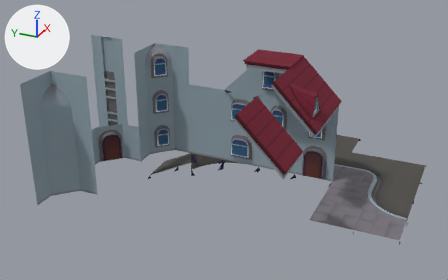
The glTF model assets/buildings.glb, before and after one commit.
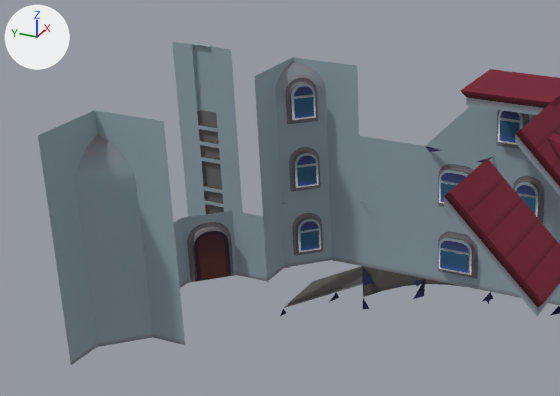
There are two pictures of each version: one whole from a camera (50 mm lens) standing at (-13.73, -3.67, 7.45) and looking at (-0.54, 2.26, 0.86), one close up on the part from 0% to 66% of the width and 5% to 79% of the height. The lights are fixed; the arrows at upper left show +X, +Y and +Z. Where no turn or scale is listed for an object, it has been applied to the vertices. Vertices at the same position are counted once.

The first close-up shows 'h1.003', 'h1.004', 'h1.014', 'h1.015', 'h1.016', 'h1.017', 'h1.018', 'h1.019', 'h1.020', 'h1.021', 'h1.022', 'h1.024'.
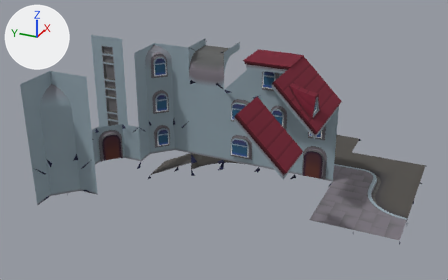
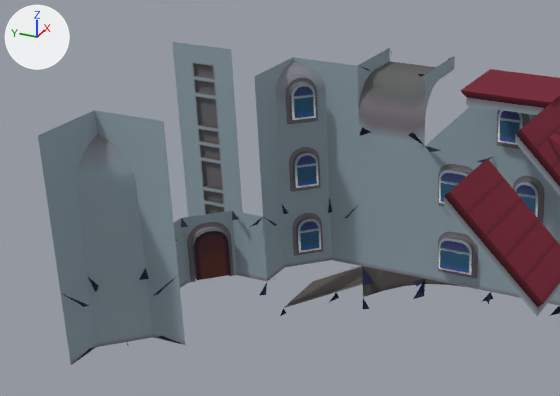
Boxes (x1, y1, x2, y2) around the edits, measured in the close-ups (560 x 396 px):
'h1.025', added: after (357, 48, 455, 146)
'h1.003', reshaped (10% taller): before (174, 211, 267, 288); after (174, 211, 267, 296)
part 1 of me_h1_wall_15, added: after (158, 336, 181, 344)
part 2 of me_h1_wall_15, added: after (139, 268, 177, 296)
part 3 of me_h1_wall_15, added: after (63, 277, 99, 307)
part 4 of me_h1_wall_01, added: after (232, 211, 262, 226)
part 5 of me_h1_wall_01, added: after (175, 219, 188, 241)
part 6 of me_h1_wall_01, added: after (259, 283, 267, 296)
part 7 of me_h1_wall_021, built on: before (192, 44, 216, 113); after (190, 44, 220, 114)

The change, as a list of edits to the scene's bpy script:
```text
Change me_h1_wall_15:
    used by ob_h1_017; location = (-3.5, 5.0, 0.0)
    verts and faces of me_h1_wall_15; kept vertices keep their numbers, new ones are numbered from 12
    before: 0 (0.5, -0.5, 0.0) at pixel (185, 345)
    before: 1 (0.5, -0.5, 1.0) at pixel (178, 274), 7 (0.5, 0.0, 1.0) at pixel (145, 267)
    before: 3 (-0.5, 0.5, 1.0) at pixel (60, 293), 10 (0.0, 0.5, 1.0) at pixel (87, 276)
    remove me_h1_wall_15.from_pydata(...)  # 12 vertices, 12 faces; spans x -0.5..0.5, y -0.5..0.5, z 0.0..1.0
    add me_h1_wall_15.from_pydata(...)  # 27 vertices, 20 faces; spans x -0.5..0.5, y -0.5..0.5, z -0.181..1.0
    me_h1_wall_15 part 1
    add verts[15] = (0.293, -0.311, 0.202)  # pixel (161, 335)
    add verts[19] = (0.245, -0.262, 0.196)  # pixel (156, 337)
    add faces += [(0, 15, 19)]
    me_h1_wall_15 part 2
    add verts[16] = (0.293, -0.311, 0.781)  # pixel (157, 294)
    add verts[20] = (0.245, -0.262, 0.775)  # pixel (152, 296)
    add verts[23] = (0.376, -0.135, 0.928)  # pixel (148, 278)
    add verts[24] = (0.297, -0.044, 0.926)  # pixel (138, 280)
    add faces += [(1, 16, 20), (7, 23, 24)]
    me_h1_wall_15 part 3
    add verts[18] = (-0.286, 0.268, 0.781)  # pixel (89, 305)
    add verts[22] = (-0.334, 0.318, 0.775)  # pixel (83, 306)
    add verts[25] = (-0.02, 0.32, 0.914)  # pixel (99, 286)
    add verts[26] = (-0.079, 0.333, 0.846)  # pixel (95, 292)
    add faces += [(3, 18, 22), (10, 25, 26)]
Change me_h1_wall_01:
    used by ob_h1_003; location = (-1.5, 5.0, 0.0)
    remove me_h1_wall_01.from_pydata(...)  # 158 vertices, 282 faces; spans x -0.5..0.5, y -0.5..0.5, z 0.0..1.0
    add me_h1_wall_01.from_pydata(...)  # 177 vertices, 300 faces; spans x -0.673..0.5, y -0.509..0.5, z -0.181..1.0
    me_h1_wall_01 part 4: 4 vertices added at x 0.327..0.452, y -0.434..-0.106, z 0.877..0.949
    me_h1_wall_01 part 5: 4 vertices added at x -0.428..-0.111, y 0.318..0.404, z 0.817..0.949
    me_h1_wall_01 part 6: 2 vertices added at x 0.375..0.437, y -0.509..-0.433, z -0.181..-0.177
Change me_h1_wall_021:
    used by ob_h1_024; location = (-0.5, 6.0, 2.0)
    remove me_h1_wall_021.from_pydata(...)  # 66 vertices, 102 faces; spans x 0.5..0.55, y -0.5..0.5, z 0.0..1.0
    add me_h1_wall_021.from_pydata(...)  # 90 vertices, 144 faces; spans x 0.5..0.55, y -0.5..0.5, z 0.0..1.0
    me_h1_wall_021 part 7: 2 vertices moved from x 0.55, y -0.167..0.167, z 0.0 to x 0.525, y -0.167..0.167, z 0.0; 20 vertices removed from x 0.55, y -0.167..0.167, z 0.22..1.0; 44 vertices added at x 0.5..0.55, y -0.215..0.215, z 0.0..1.0
Add me_h1_wall_022:
    me_h1_wall_022.from_pydata(...)  # 62 vertices, 88 faces; spans x 0.38..1.5, y -0.5..0.5, z 0.0..1.0
    me_h1_wall_022.materials.append(mat_material)  # picture img_atlas
Add ob_h1_025:
    ob_h1_025 = bpy.data.objects.new('h1.025', me_h1_wall_022)
    ob_h1_025.location = (-0.5, 3.0, 2.0)
```
